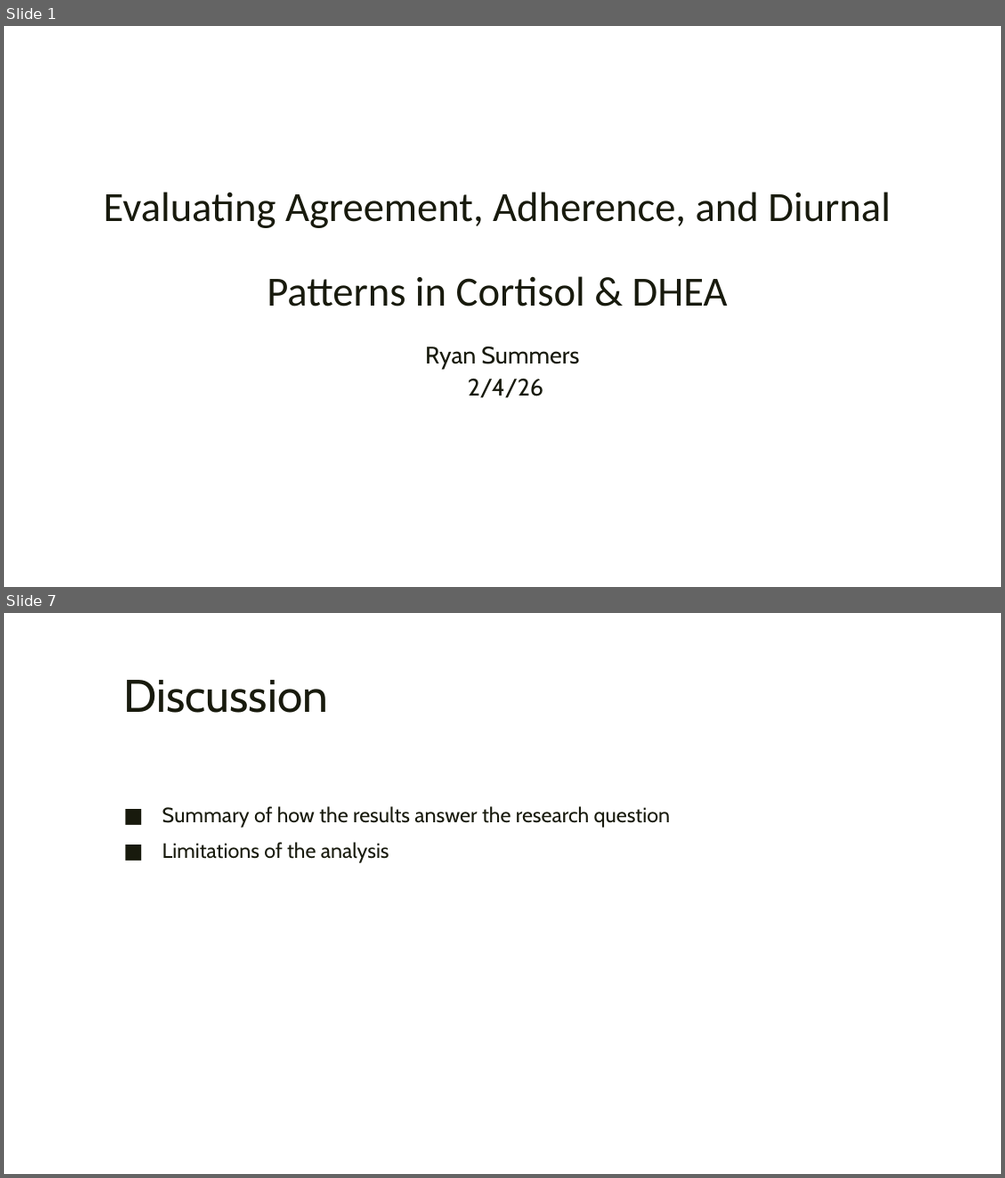
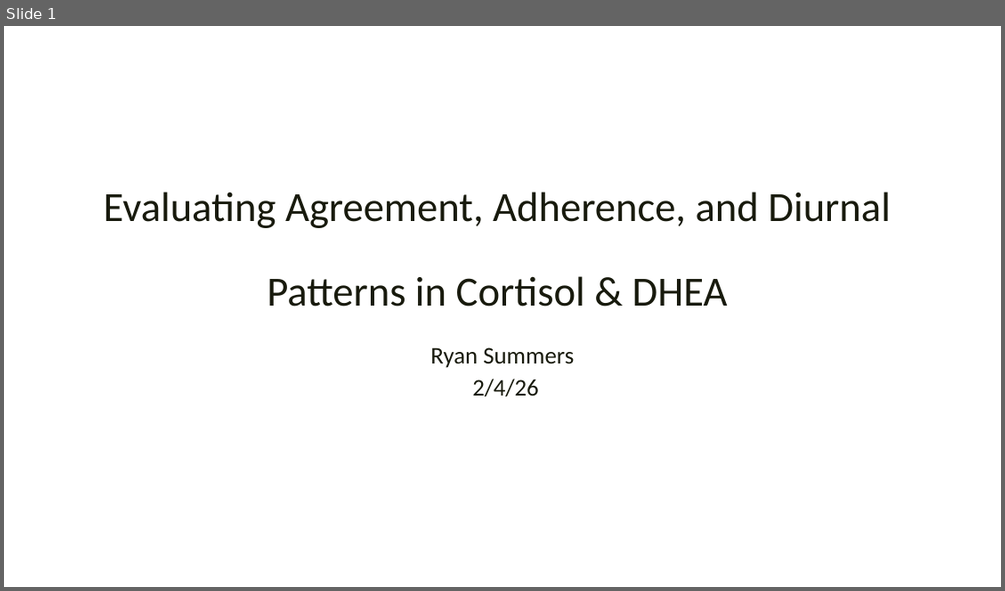
Before and after one commit to rysummers/BIOS6624-Class, a slide deck: Project0/Reports/Project0_Presentation.pptx. Shown one above the other, each under a label of ours: slides 1 and 7 before the commit, slide 1 after it; the slides between them are not shown. The pictures are 1005x1178 and 1005x591 pixels, drawn with LibreOffice and Linux fonts; fonts in the diff are those of the drawing; background and template pictures are left out. Boxes give left, top, right and bottom in pixels: in the first picture for what was removed or moved away, otherwise in the second. Text is boxed around its words. In the diff, an @@ line names an element or a change of style, - is before the commit and + after.

```diff
--- a/Project0/Reports/Project0_Presentation.pptx
+++ b/Project0/Reports/Project0_Presentation.pptx
@@ slide 7 removed at box(4, 613, 1001, 1174), background picture (left out) @@
@@ text removed at box(123, 680, 328, 713) @@
-Discussion
@@ text removed at box(162, 806, 671, 863) @@
-■ Summary of how the results answer the research question
-■ Limitations of the analysis
@@ slide 1 changed as well @@
@@ text "Ryan Summers" at box(430, 347, 574, 396): font Cabin to Calibri @@
```
Also in this commit, not shown: 1 other slide changed, 5 slides added, 4 other slides removed, 4 other files.
